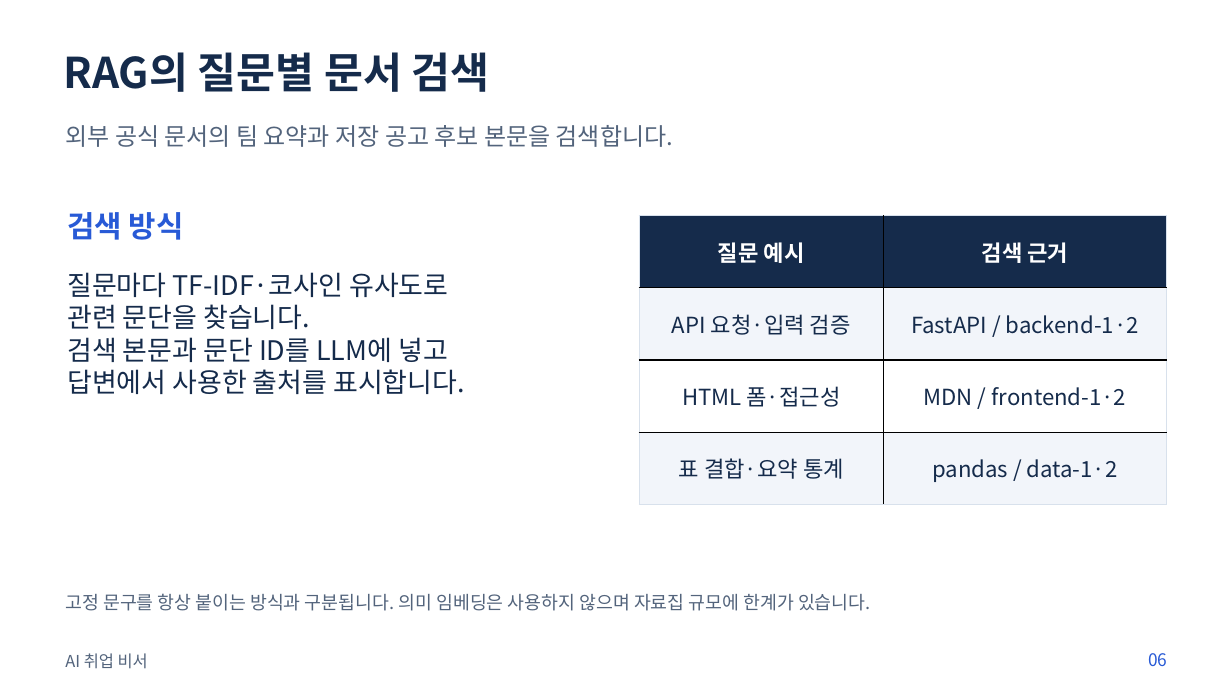
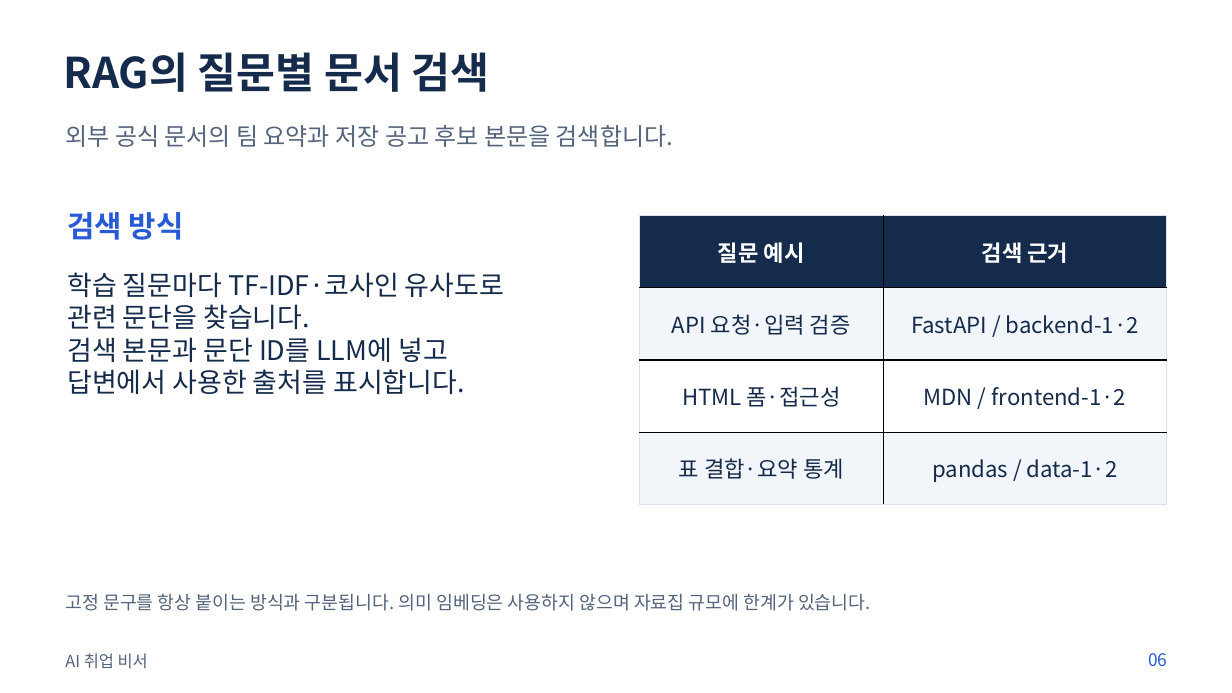
Before and after one commit to SonJH0/aisupport, a slide deck: slide 6 of docs/presentation/presentation.pptx. Drawn at 1232x693 pixels with LibreOffice and Linux fonts; fonts in the diff are those of the drawing. Boxes give left, top, right and bottom in pixels: in the first picture for what was removed or moved away, otherwise in the second. Text is boxed around its words. In the diff, an @@ line names an element or a change of style, - is before the commit and + after.

```diff
--- a/docs/presentation/presentation.pptx
+++ b/docs/presentation/presentation.pptx
@@ text at <box>67,272,504,297</box>: text changed @@
-질문마다 TF-IDF·코사인 유사도로
+학습 질문마다 TF-IDF·코사인 유사도로
```
Also in this commit, not shown: 4 other slides changed, 24 other files.
